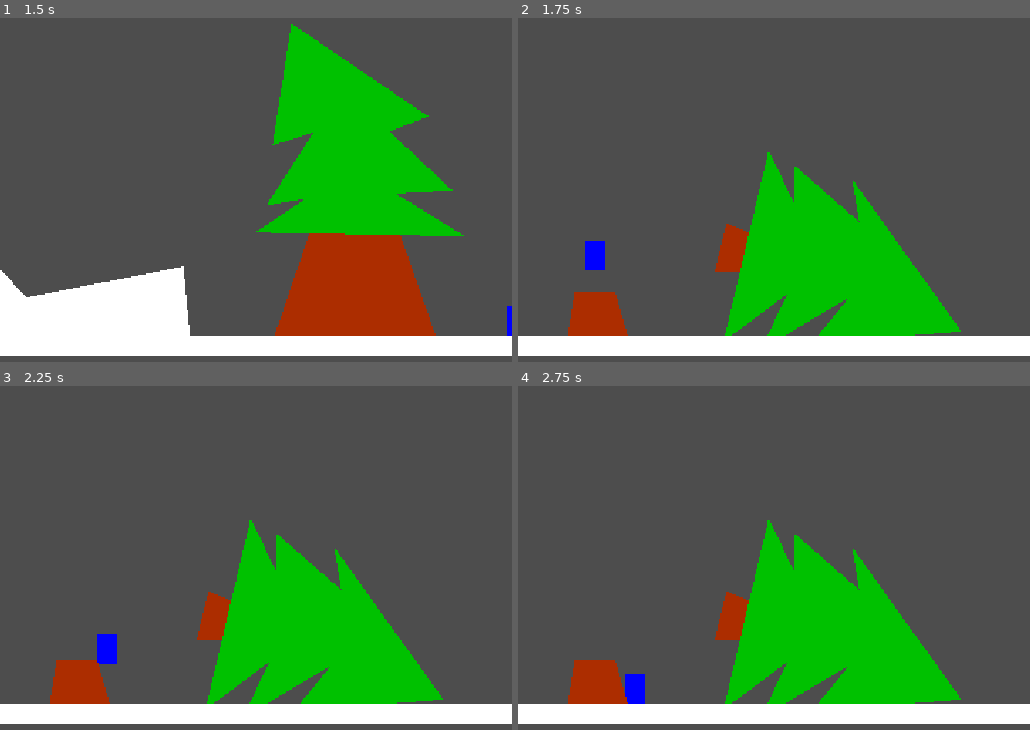
Above: before the commit, frames 1-4 (two rows, left to right).
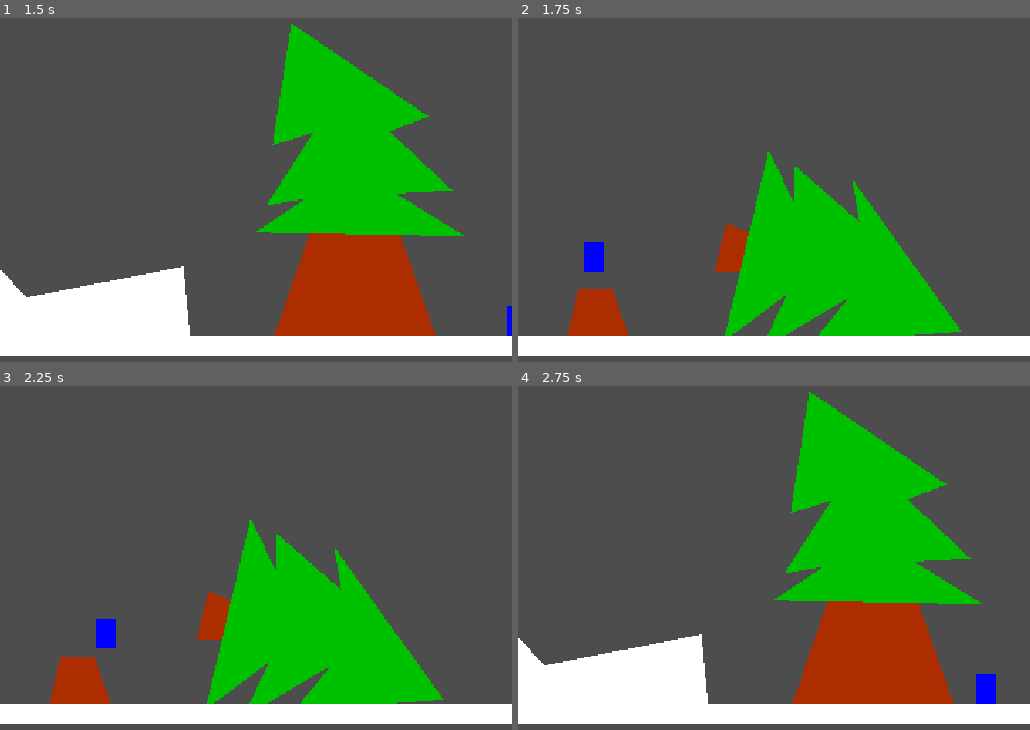
Above: after the commit, the same moments.

Repository: xorblo-doitus/OOB
Game: Godot game, scene res://src/gameplay/world/world.tscn
Same seed, same stepped clock (60 frames per second), same inputs: the game is played once before the commit and once after it.
Inputs:
- Up to frame 1 (1.5 s): tap Enter at 0.5 s; hold D (right) from 0.53 s (still down); tap Space (jump) at 0.77 s
- Up to frame 2 (1.75 s): keep holding D (right); tap Space (jump) at 1.52 s
- Up to frame 3 (2.25 s): release D (right) at 2.03 s; hold Left (left) from 2.03 s (still down)
- Up to frame 4 (2.75 s): keep holding Left (left)

Frame 1 is identical in both runs. In frame 2, 0.2% of the frame differs, in the area x 9-22%, y 64-92%; in frame 3, 0.5%; in frame 4, 31%, in the area x 0-94%, y 1-93%.

Commit message:
Added one way plateform

Diff:
--- a/project.godot
+++ b/project.godot
@@ -54,6 +54,12 @@
 , Object(InputEventKey,"resource_local_to_scene":false,"resource_name":"","device":-1,"window_id":0,"alt_pressed":false,"shift_pressed":false,"ctrl_pressed":false,"meta_pressed":false,"pressed":false,"keycode":0,"physical_keycode":65,"key_label":0,"unicode":113,"echo":false,"script":null)
 ]
 }
+down={
+"deadzone": 0.5,
+"events": [Object(InputEventKey,"resource_local_to_scene":false,"resource_name":"","device":-1,"window_id":0,"alt_pressed":false,"shift_pressed":false,"ctrl_pressed":false,"meta_pressed":false,"pressed":false,"keycode":0,"physical_keycode":83,"key_label":0,"unicode":115,"echo":false,"script":null)
+, Object(InputEventKey,"resource_local_to_scene":false,"resource_name":"","device":-1,"window_id":0,"alt_pressed":false,"shift_pressed":false,"ctrl_pressed":false,"meta_pressed":false,"pressed":false,"keycode":4194322,"physical_keycode":0,"key_label":0,"unicode":0,"echo":false,"script":null)
+]
+}
 
 [rendering]
 
--- a/src/gameplay/entities/player.gd
+++ b/src/gameplay/entities/player.gd
@@ -10,6 +10,8 @@
 var _not_on_floor_since_s: float = 0.0
 
 func _physics_process(delta: float) -> void:
+	get_tree().set_group(&"one_way", "disabled", Input.is_action_pressed(&"down"))
+
 	if is_on_floor():
 		_not_on_floor_since_s = 0.0
 	else:
--- a/src/gameplay/world/world.tscn
+++ b/src/gameplay/world/world.tscn
@@ -6,6 +6,10 @@
 [ext_resource type="PackedScene" uid="uid://clr627lga6td1" path="res://src/gameplay/world/terrain/long_platform.tscn" id="4_skm66"]
 [ext_resource type="PackedScene" uid="uid://bnmdgmyiltuxv" path="res://src/gameplay/world/terrain/bloc.tscn" id="5_sdugo"]
 [ext_resource type="PackedScene" uid="uid://d313j65dc033f" path="res://src/gameplay/world/terrain/polygon_terrain.tscn" id="6_t1arw"]
+
+[sub_resource type="SegmentShape2D" id="SegmentShape2D_crqjm"]
+a = Vector2(20, -29)
+b = Vector2(-15, -29)
 
 [node name="World" type="Node2D"]
 script = ExtResource("1_nomqr")
@@ -52,11 +56,18 @@
 color = Color(0.67451, 0.180392, 0, 1)
 polygon = PackedVector2Array(239.643, -141.725, 229.313, -102.199, 279.399, -96.1675, 271.411, -145.566)
 
-[node name="Trunc" parent="." instance=ExtResource("6_t1arw")]
-position = Vector2(589, 349)
-rotation = 3.14159
+[node name="Trunc" type="Polygon2D" parent="."]
+z_index = -16
+position = Vector2(587, 340)
+scale = Vector2(1, 1)
 color = Color(0.67451, 0.180392, 0, 1)
-polygon = PackedVector2Array(-20.0001, 33.9999, -34.9999, -19.0002, 29.0001, -17.9999, 20.9999, 35.0001)
+polygon = PackedVector2Array(-29, 31, -15, -29, 19, -29, 39, 30)
+
+[node name="StaticBody2D" type="StaticBody2D" parent="Trunc"]
+
+[node name="CollisionShape2D" type="CollisionShape2D" parent="Trunc/StaticBody2D" groups=["one_way"]]
+shape = SubResource("SegmentShape2D_crqjm")
+one_way_collision = true
 
 [node name="LongPlatform" parent="." instance=ExtResource("4_skm66")]
 position = Vector2(257, 369)
Not shown: 1 places in src/gameplay/world/world.tscn that only renumber resources
